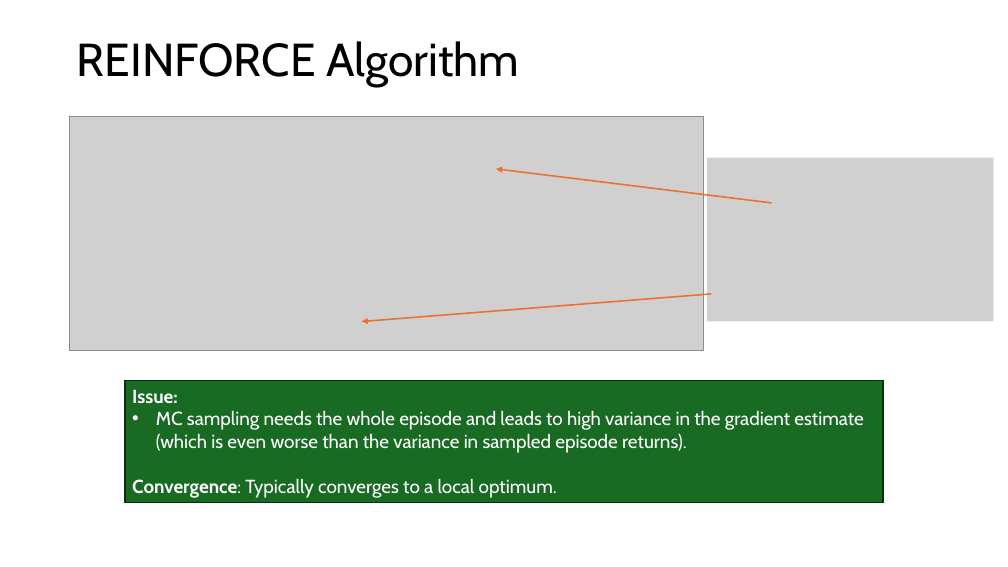
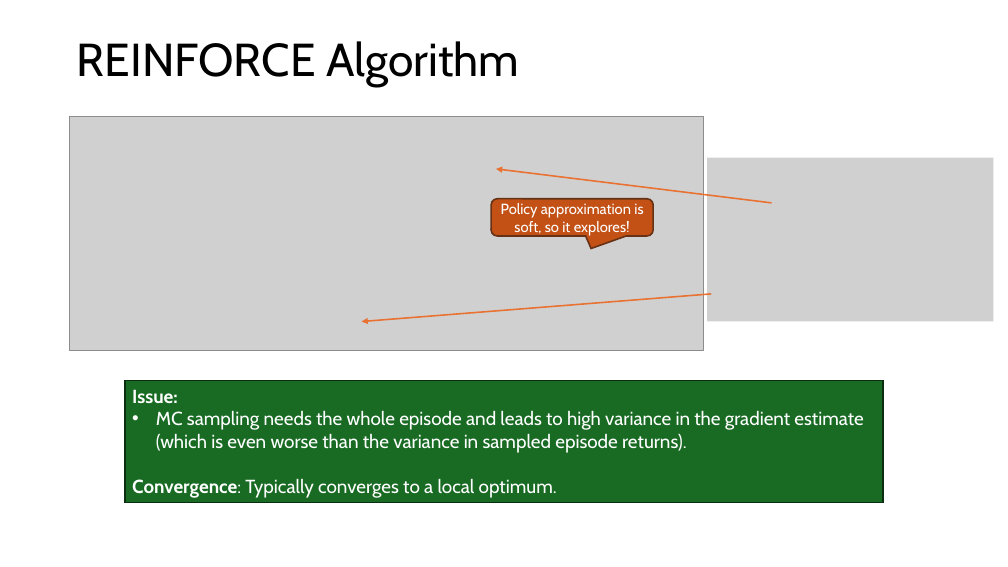
Before and after one commit to mhahsler/Introduction_to_Reinforcement_Learning, a slide deck: slide 12 of slides/Lecture_Chapter13.pptx. Drawn at 1008x567 pixels with LibreOffice and Linux fonts; fonts in the diff are those of the drawing; grey boxes stand for pictures. Boxes give left, top, right and bottom in pixels: in the first picture for what was removed or moved away, otherwise in the second. Text is boxed around its words. In the diff, an @@ line names an element or a change of style, - is before the commit and + after.

```diff
--- a/slides/Lecture_Chapter13.pptx
+++ b/slides/Lecture_Chapter13.pptx
@@ rounded speech box added at [492, 199, 653, 236], fill #C35115, outline #663216 1.5 pt, 14 pt, text #FFFFFF @@
+Policy approximation is soft, so it explores!
```
Also in this commit, not shown: 7 other slides changed, 1 slide added, 1 other file.
